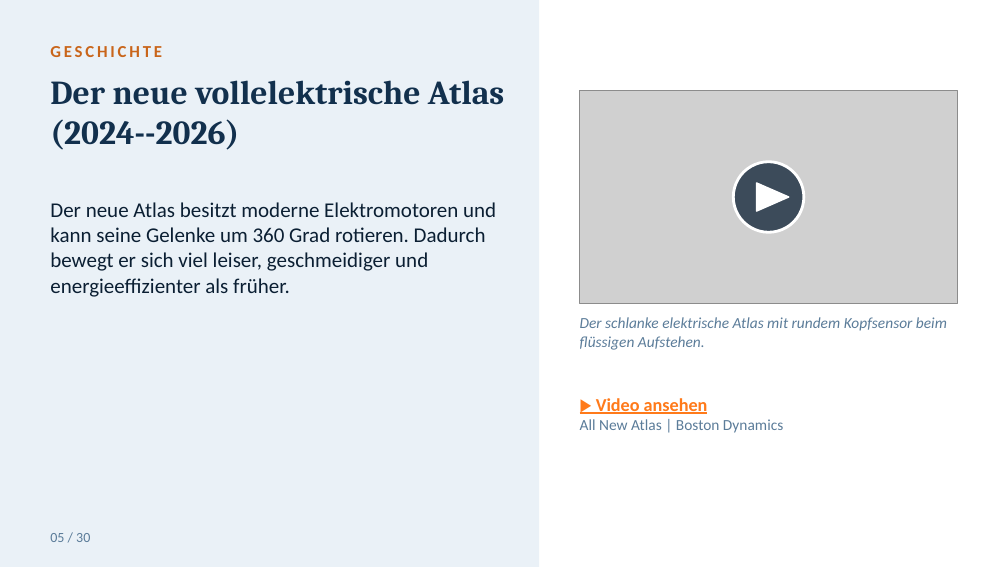
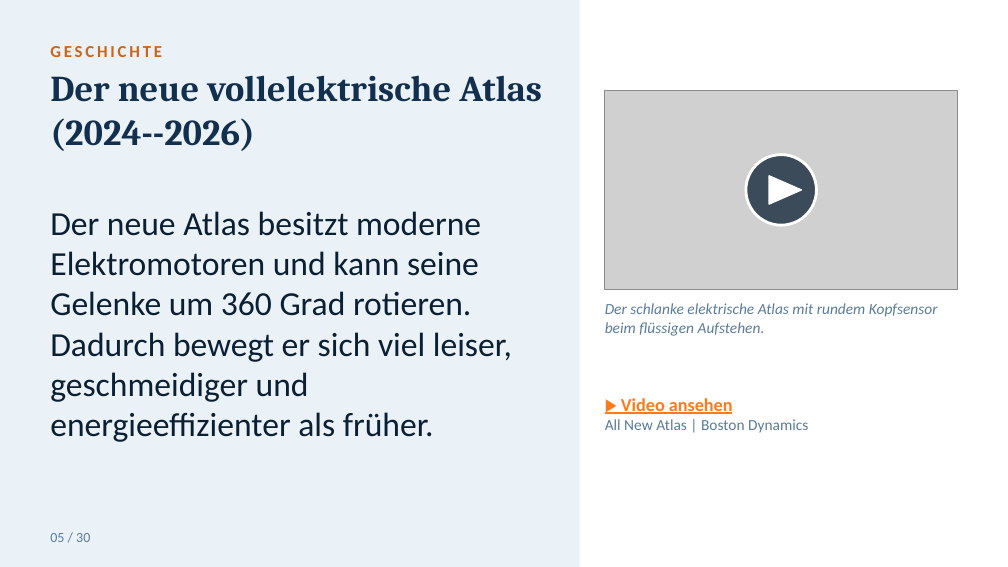
Before and after one commit to toshkaraf/tagesf-rderst-tte, a slide deck: slide 6 of Humanoide_Roboter.pptx. Drawn at 1008x567 pixels with LibreOffice and Linux fonts; fonts in the diff are those of the drawing; grey boxes stand for pictures. Boxes give left, top, right and bottom in pixels: in the first picture for what was removed or moved away, otherwise in the second. Text is boxed around its words. In the diff, an @@ line names an element or a change of style, - is before the commit and + after.

```diff
--- a/Humanoide_Roboter.pptx
+++ b/Humanoide_Roboter.pptx
@@ rectangle resized from (x1=0, y1=0, x2=539, y2=566) to (x1=0, y1=0, x2=580, y2=566) @@
@@ text "Der neue vollelektrische Atlas (2024--2026)" at (x1=50, y1=75, x2=542, y2=151): size 24 to 26 pt @@
@@ picture resized from (x1=580, y1=91, x2=958, y2=303) to (x1=605, y1=91, x2=958, y2=289) @@
@@ ellipse moved from (x1=734, y1=161, x2=804, y2=232) to (x1=746, y1=154, x2=816, y2=225) @@
@@ triangle moved from (x1=757, y1=182, x2=789, y2=211) to (x1=769, y1=175, x2=801, y2=204) @@
@@ text "Der neue Atlas besitzt moderne ..." at (x1=50, y1=211, x2=512, y2=442): size 15 to 24 pt; less space between paragraphs @@
@@ text "Der schlanke elektrische Atlas mit ..." rewrapped from (x1=580, y1=317, x2=947, y2=350) to (x1=605, y1=303, x2=938, y2=336) @@
@@ text "▶ Video ansehen" moved from (x1=580, y1=398, x2=783, y2=433) to (x1=605, y1=398, x2=808, y2=433) @@
```
Also in this commit, not shown: 29 other slides changed.
